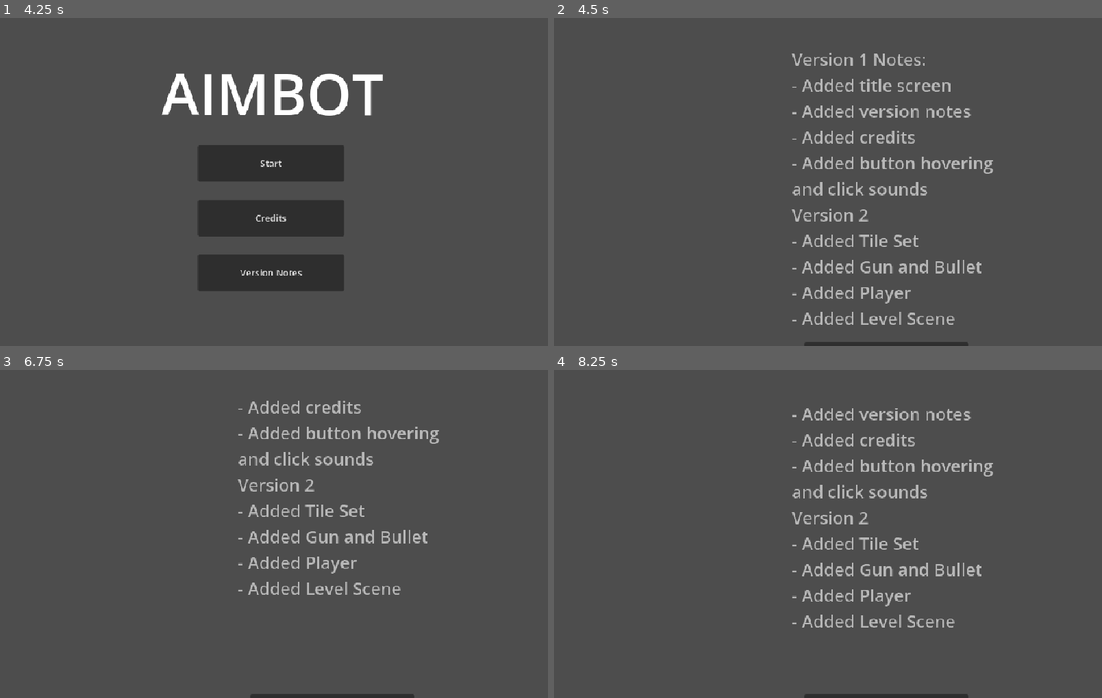
Above: before the commit, frames 1-4 (two rows, left to right).
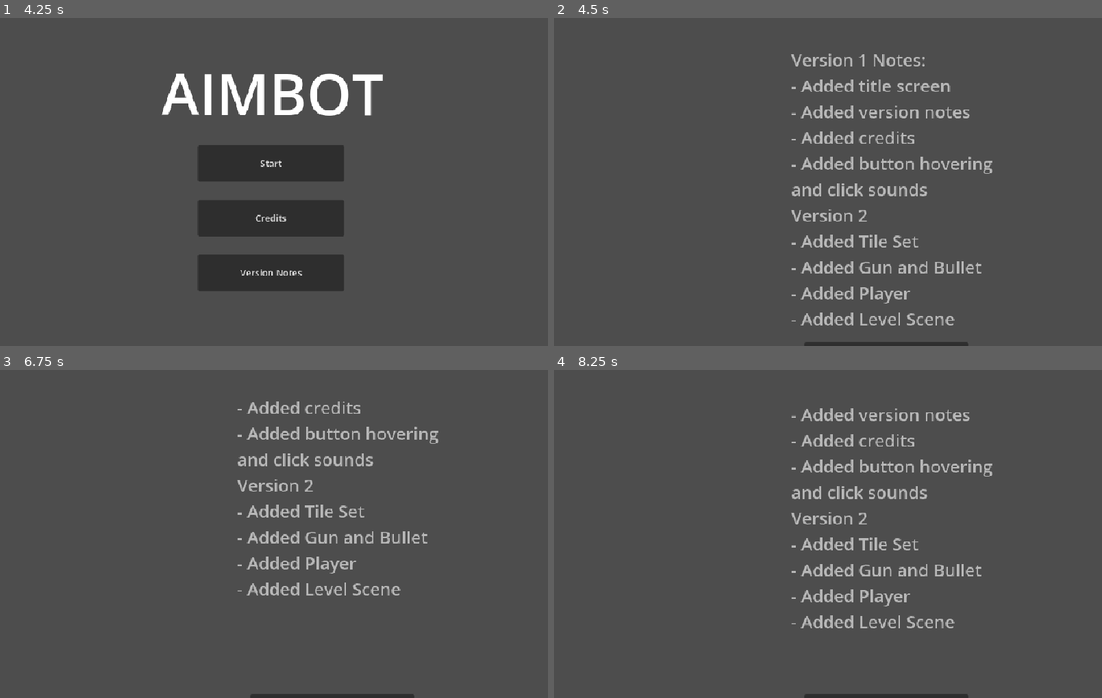
Above: after the commit, the same moments.

Repository: ChaosWaffle1/AIMBOT
Game: Godot game, scene res://scenes/splash_screen.tscn
The game is run twice, just before and just after one commit, with the same random seed, the same clock (stepped at 60 frames per second) and the same inputs.
Inputs (mouse positions are in pixels of both pictures, inside the frame that each line leads up to):
- Up to frame 1 (4.25 s): tap Enter at 0.5 s; move the mouse to (394, 165) at 0.52 s; press the mouse at (394, 165) at 0.53 s; hold D (right) 0.53-2.03 s; tap W (jump) at 0.77, 1.52, 3.02, 3.77 s; move the mouse to (164, 198) at 1.27 s; release the mouse at (164, 198) at 1.28 s; click (164, 198) at 1.35 s; tap Space at 2 s; move the mouse to (328, 109) at 2.02 s; press the mouse at (328, 109) at 2.03 s; hold A (left) 2.03-2.78 s; move the mouse to (246, 247) at 2.77 s; release the mouse at (246, 247) at 2.78 s; hold D (right) from 2.78 s (still down); click (246, 247) at 2.85 s; move the mouse to (438, 231) at 3.52 s; press the mouse at (438, 231) at 3.53 s
- Up to frame 2 (4.5 s): release D (right) at 4.25 s; release the mouse at (992, 231) at 4.25 s; click "Version Notes" at 4.25 s
- Up to frame 3 (6.75 s): tap Enter at 5, 6.5 s; move the mouse to (109, 484) at 5.02 s; hold A (left) 5.03-5.78 s; click (109, 484) at 5.1 s; tap W (jump) at 5.27 s; tap Space at 5.75 s; move the mouse to (301, 534) at 5.77 s; press the mouse at (301, 534) at 5.78 s; hold D (right) 5.78-6.53 s; move the mouse to (191, 452) at 6.52 s; release the mouse at (191, 452) at 6.53 s; hold A (left) from 6.53 s (still down); click (191, 452) at 6.6 s
- Up to frame 4 (8.25 s): tap W (jump) at 6.77, 7.52 s; tap Space at 7.25 s; move the mouse to (948, 517) at 7.27 s; press the mouse at (948, 517) at 7.28 s; move the mouse to (718, 550) at 8.02 s; release A (left) at 8.03 s; release the mouse at (718, 550) at 8.03 s; hold D (right) from 8.03 s (still down); click (718, 550) at 8.1 s

Frame 1 is identical in both runs. In frame 2, 3.3% of the frame differs, in the area x 43-81%, y 10-94%; in frame 3, 2.3%; in frame 4, 2.7%.

Commit message:
cleaned up somme code

Diff:
--- a/scenes/scroll_notes.tscn
+++ b/scenes/scroll_notes.tscn
@@ -12,10 +12,10 @@
 
 [node name="Panel" type="Panel" parent="."]
 clip_children = 1
-offset_left = 276.0
-offset_top = 48.0
-offset_right = 948.0
-offset_bottom = 561.0
+offset_left = 275.0
+offset_top = 49.0
+offset_right = 947.0
+offset_bottom = 562.0
 
 [node name="Credits" type="Node2D" parent="Panel"]
 
--- a/scripts/gun.gd
+++ b/scripts/gun.gd
@@ -3,18 +3,23 @@
 var bullet_scene = preload("res://scenes/bullet.tscn")
 var bullet_speed = 1000
 
+@onready var pivot = $Pivot
+@onready var barrel = $Pivot/Barrel
+@onready var laser = $Laser
+@onready var laser_cast = $Pivot/Barrel/LaserPoint
+
 func _physics_process(delta):
-	$Pivot.look_at(get_global_mouse_position())
-	var barrelPos = $Pivot/Barrel.global_position
+	pivot.look_at(get_global_mouse_position())
+	var barrelPos = barrel.global_position
 	barrelPos.x -= 16
-	$Laser.set_point_position(0, to_local(barrelPos))
+	laser.set_point_position(0, to_local(barrelPos))
 	if Input.is_action_just_pressed("click"):
 		fire()
-	if $Pivot/Barrel/LaserPoint.is_colliding():
-		$CollisionPoint.global_position = $Pivot/Barrel/LaserPoint.get_collision_point()
-		var colPos = $Pivot/Barrel/LaserPoint.get_collision_point()
+	if laser_cast.is_colliding():
+		$CollisionPoint.global_position = laser_cast.get_collision_point()
+		var colPos = laser_cast.get_collision_point()
 		colPos.x -= 16
-		$Laser.set_point_position(1, to_local(colPos))
+		laser.set_point_position(1, to_local(colPos))
 
 
 
@@ -22,6 +27,6 @@
 	print("gun fired")
 
 	var bullet = bullet_scene.instantiate()
-	bullet.position = $Pivot/Barrel.global_position # make bullet position global_pos of barrel
-	bullet.apply_impulse(Vector2(bullet_speed,0).rotated($Pivot.global_rotation)) # apply velocity to global position of barrel
+	bullet.position = barrel.global_position # make bullet position global_pos of barrel
+	bullet.apply_impulse(Vector2(bullet_speed,0).rotated(pivot.global_rotation)) # apply velocity to global position of barrel
 	get_tree().current_scene.add_child(bullet) # parent bullet to SCENE
